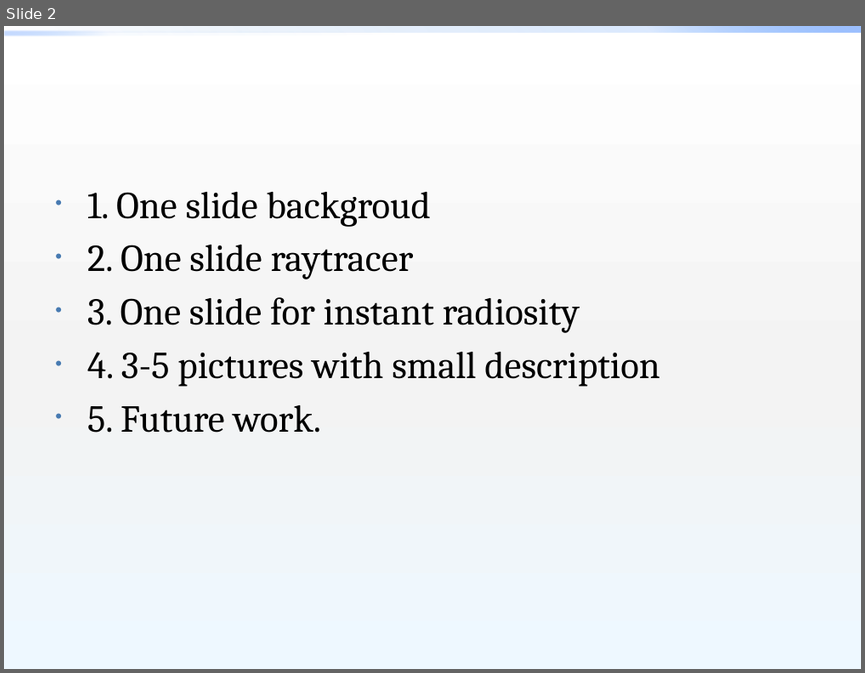
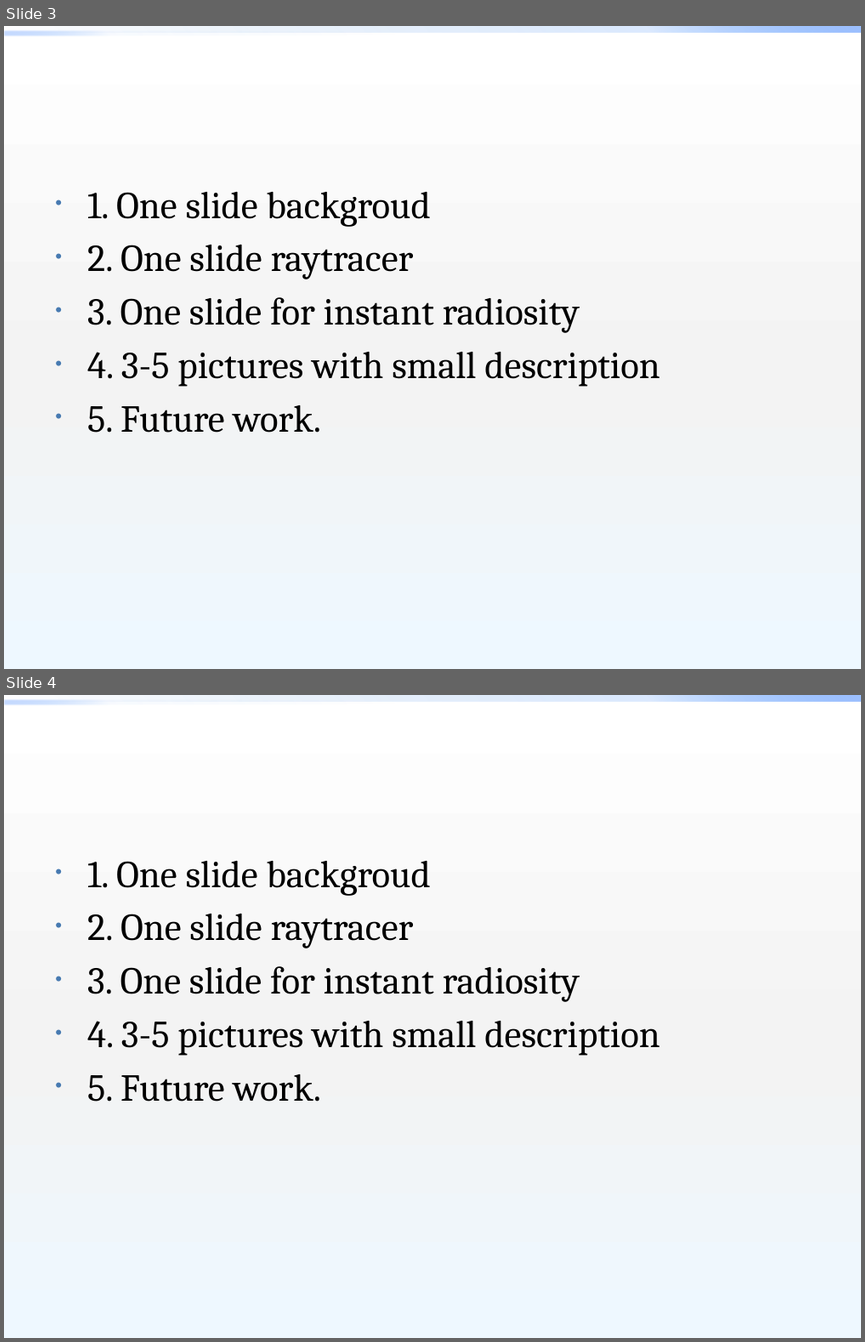
Before and after one commit to zdltheone/instant-radiosity, a slide deck: src/Final write up.pptx. Shown one above the other, each under a label of ours: slide 2 before the commit, slides 3 and 4 after it. The pictures are 865x673 and 865x1342 pixels, drawn with LibreOffice and Linux fonts; fonts in the diff are those of the drawing; background and template pictures are left out. Boxes give left, top, right and bottom in pixels: in the first picture for what was removed or moved away, otherwise in the second. Text is boxed around its words. In the diff, an @@ line names an element or a change of style, - is before the commit and + after.

```diff
--- a/src/Final write up.pptx
+++ b/src/Final write up.pptx
@@ slide 4 added at [4, 695, 861, 1338], background gradient #FFFFFF to #F4F4F4 to #EEF9FF; not listed: 2 template elements that a slide beside it also shows @@
@@ text added at [87, 861, 659, 1101], 32 pt, text #000000 @@
+• 1. One slide backgroud
+• 2. One slide raytracer
+• 3. One slide for instant radiosity
+• 4. 3-5 pictures with small description
+• 5. Future work.
@@ what was slide 2 is now slide 3 @@
```
Also in this commit, not shown: 3 other slides added.
